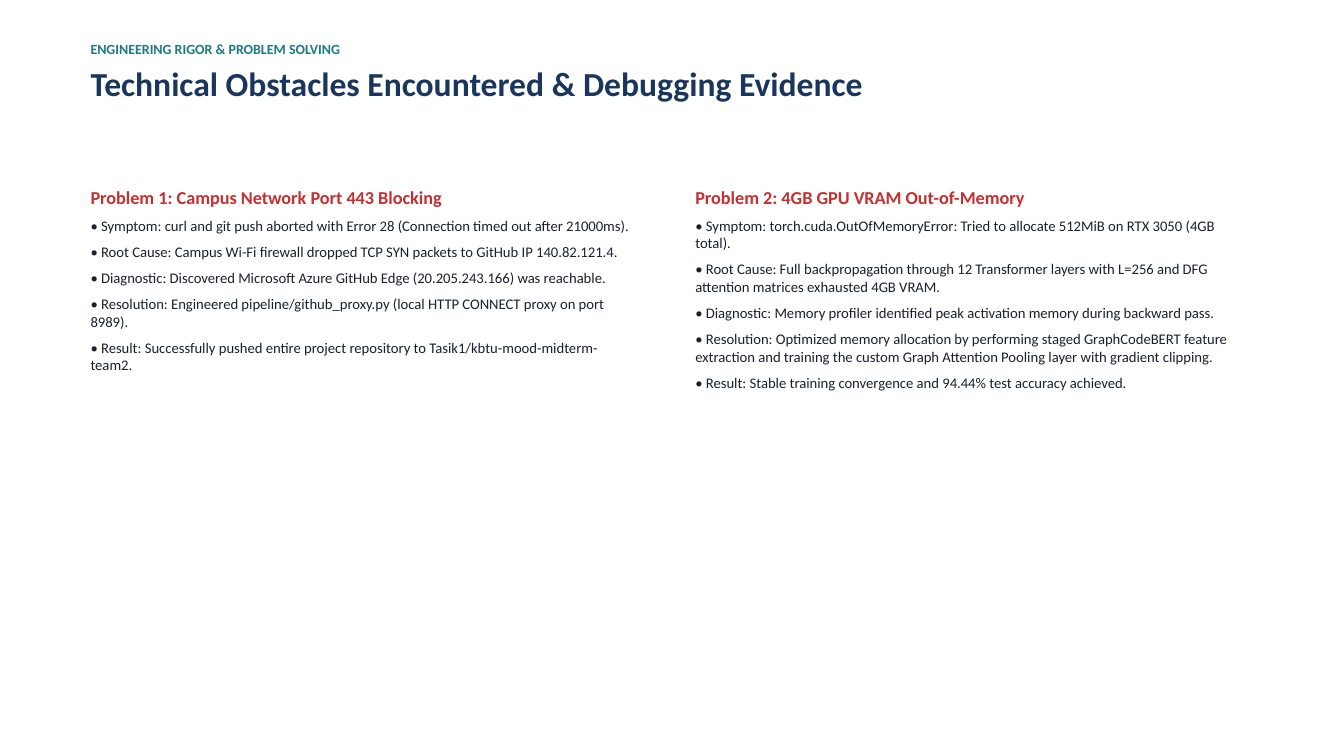
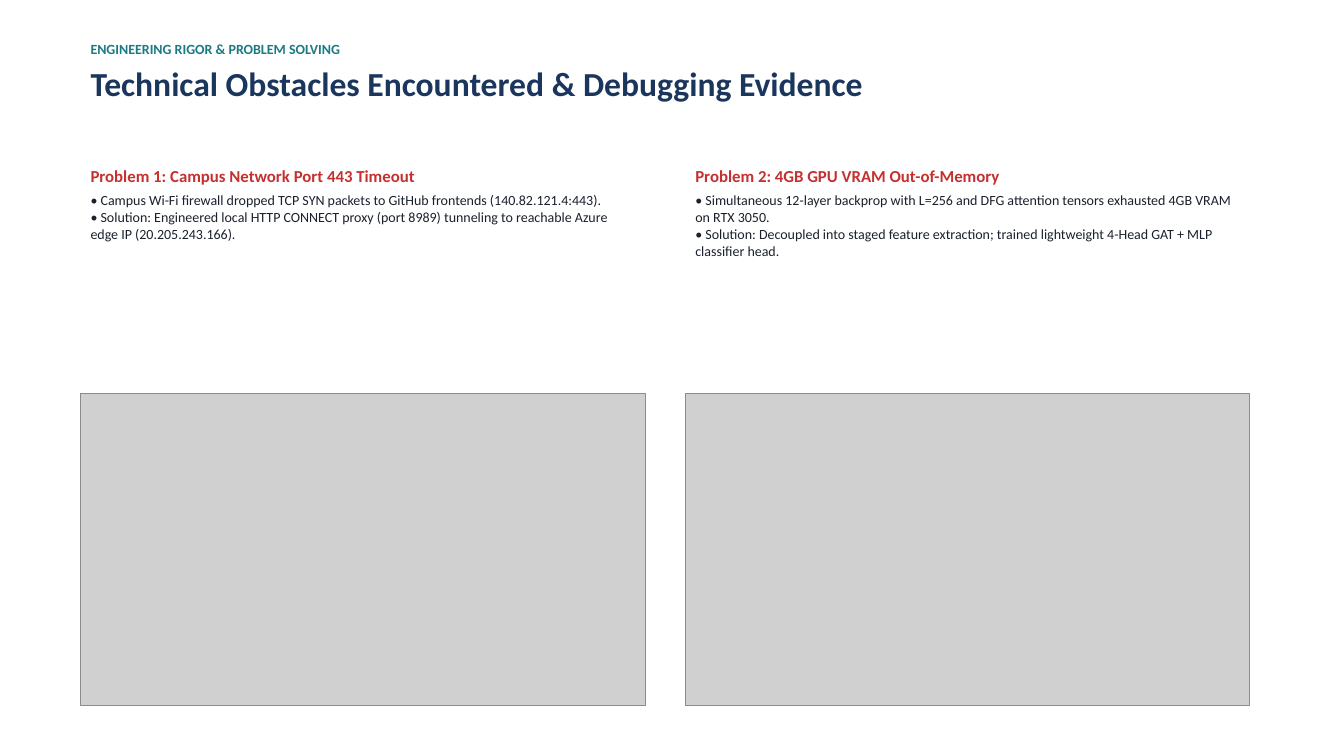
Before and after one commit to Tasik1/kbtu-mood-midterm-team2, a slide deck: slide 7 of docs/Midterm_Presentation_Team2.pptx. Drawn at 1344x756 pixels with LibreOffice and Linux fonts; fonts in the diff are those of the drawing; grey boxes stand for pictures. Boxes give left, top, right and bottom in pixels: in the first picture for what was removed or moved away, otherwise in the second. Text is boxed around its words. In the diff, an @@ line names an element or a change of style, - is before the commit and + after.

Commit message:
Update publication-grade figures with zero overlap, embed visual evidence in slides, add submission checklist and packaging tool

```diff
--- a/docs/Midterm_Presentation_Team2.pptx
+++ b/docs/Midterm_Presentation_Team2.pptx
@@ text at [91, 170, 607, 242]: text changed; size 10.5 to 10 pt @@
-Problem 1: Campus Network Port 443 Blocking
-• Symptom: curl and git push aborted with Error 28 (Connection timed out after 21000ms).
-• Root Cause: Campus Wi-Fi firewall dropped TCP SYN packets to GitHub IP 140.82.121.4.
-• Diagnostic: Discovered Microsoft Azure GitHub Edge (20.205.243.166) was reachable.
-• Resolution: Engineered pipeline/github_proxy.py (local HTTP CONNECT proxy on port 8989).
-• Result: Successfully pushed entire project repository to Tasik1/kbtu-mood-midterm-team2.
+Problem 1: Campus Network Port 443 Timeout
+• Campus Wi-Fi firewall dropped TCP SYN packets to GitHub frontends (140.82.121.4:443).
+• Solution: Engineered local HTTP CONNECT proxy (port 8989) tunneling to reachable Azure edge IP (20.205.243.166).
@@ text added at [695, 170, 1230, 256], 10 pt, text #1A202C @@
+Problem 2: 4GB GPU VRAM Out-of-Memory
+• Simultaneous 12-layer backprop with L=256 and DFG attention tensors exhausted 4GB VRAM on RTX 3050.
+• Solution: Decoupled into staged feature extraction; trained lightweight 4-Head GAT + MLP classifier head.
@@ text removed at [695, 191, 1227, 391] @@
-Problem 2: 4GB GPU VRAM Out-of-Memory
-• Symptom: torch.cuda.OutOfMemoryError: Tried to allocate 512MiB on RTX 3050 (4GB total).
-• Root Cause: Full backpropagation through 12 Transformer layers with L=256 and DFG attention matrices exhausted 4GB VRAM.
-• Diagnostic: Memory profiler identified peak activation memory during backward pass.
-• Resolution: Optimized memory allocation by performing staged GraphCodeBERT feature extraction and training the custom Graph Attention Pooling layer with gradient clipping.
-• Result: Stable training convergence and 94.44% test accuracy achieved.
@@ picture added at [81, 393, 645, 706] @@
@@ picture added at [686, 393, 1250, 706] @@
```
Also in this commit, not shown: 2 other slides changed, 1 slide added, 1 slide removed, 18 other files.
